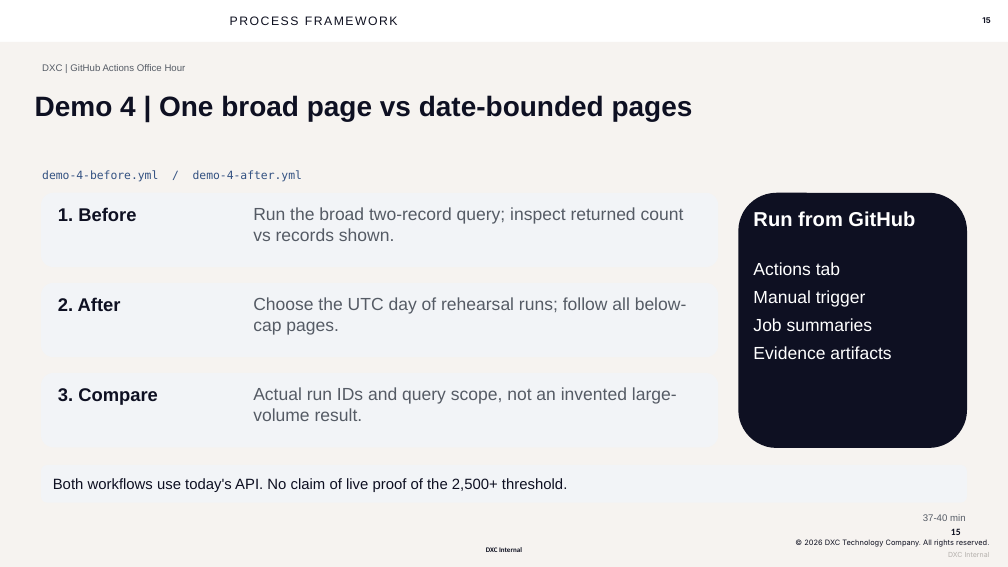
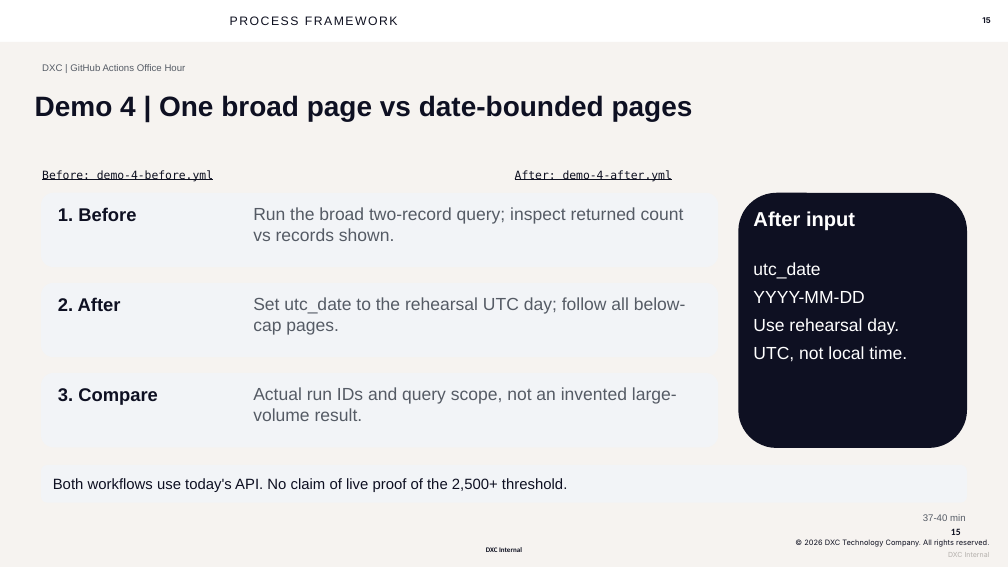
Before and after one commit to seandorsett/dxc-actions-office-hour, a slide deck: slide 15 of dxc-actions-office-hour-2026-10-13.pptx. Drawn at 1008x567 pixels with LibreOffice and Linux fonts; fonts in the diff are those of the drawing; background and template pictures are left out. Boxes give left, top, right and bottom in pixels: in the first picture for what was removed or moved away, otherwise in the second. Text is boxed around its words. In the diff, an @@ line names an element or a change of style, - is before the commit and + after.

```diff
--- a/dxc-actions-office-hour-2026-10-13.pptx
+++ b/dxc-actions-office-hour-2026-10-13.pptx
@@ text at [42, 170, 213, 181]: text changed; text colour #345282 to #0E1020 @@
-demo-4-before.yml / demo-4-after.yml
+Before: demo-4-before.yml
@@ text added at [515, 170, 672, 181], 13 pt, text #0E1020, underline @@
+After: demo-4-after.yml
@@ text at [753, 211, 855, 231]: text changed @@
-Run from GitHub
+After input
@@ text at [753, 262, 907, 362]: text changed @@
-Actions tab
-Manual trigger
-Job summaries
-Evidence artifacts
+utc_date
+YYYY-MM-DD
+Use rehearsal day.
+UTC, not local time.
@@ text at [253, 297, 686, 335]: text changed @@
-Choose the UTC day of rehearsal runs; follow all below-cap pages.
+Set utc_date to the rehearsal UTC day; follow all below-cap pages.
```
Also in this commit, not shown: 10 other slides changed.
